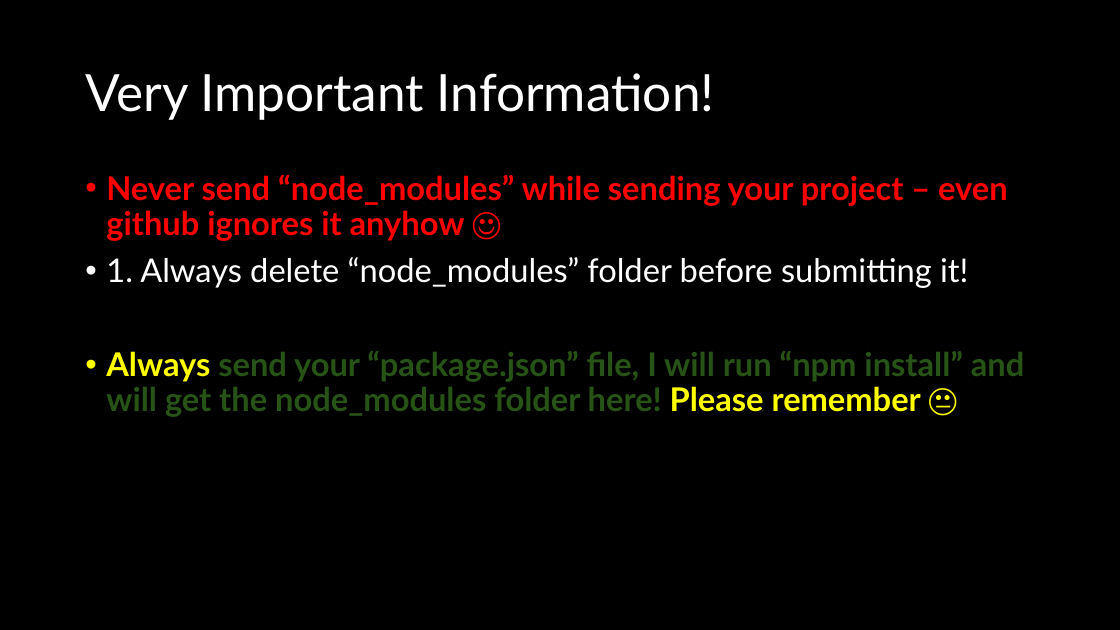
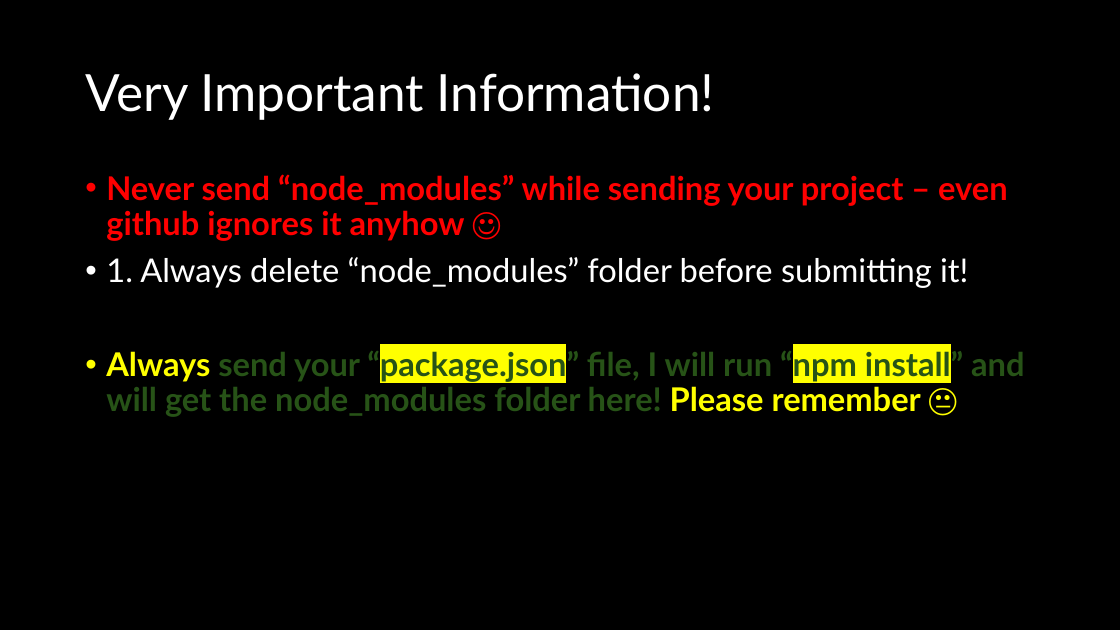
Before and after one commit to natiquekeyin/winter2026, a slide deck: slide 8 of JavaScript/Week10/Week10.pptx. Drawn at 1120x630 pixels with LibreOffice and Linux fonts; fonts in the diff are those of the drawing. Boxes give left, top, right and bottom in pixels: in the first picture for what was removed or moved away, otherwise in the second. Text is boxed around its words. In the diff, an @@ line names an element or a change of style, - is before the commit and + after.

```diff
--- a/JavaScript/Week10/Week10.pptx
+++ b/JavaScript/Week10/Week10.pptx
@@ text at <box>106,347,1024,417</box>: highlight none to #FFFF00 in "“package.json” “npm install”" @@
```
Also in this commit, not shown: 1 other slide changed, 18 other files.
